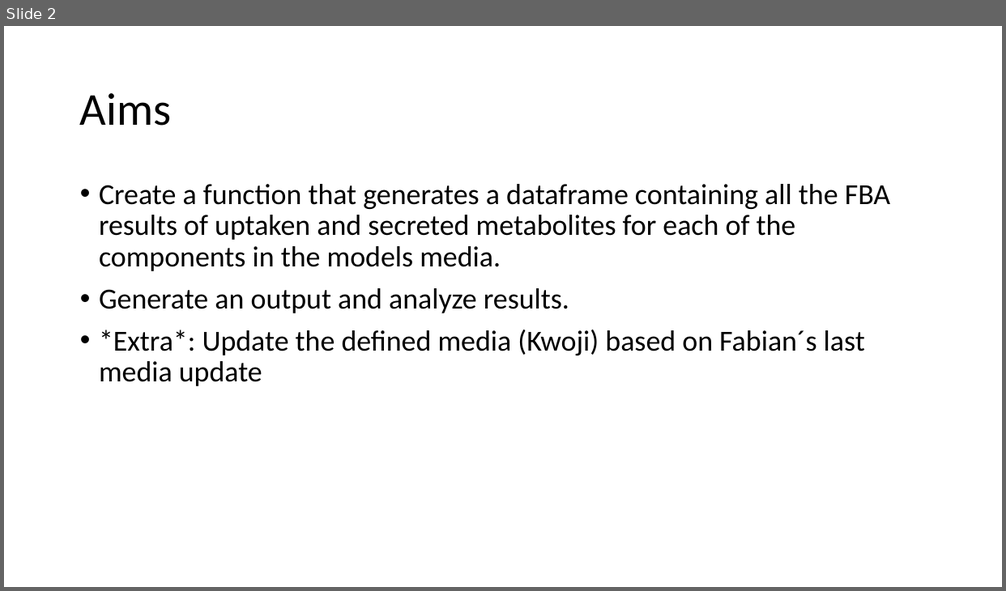
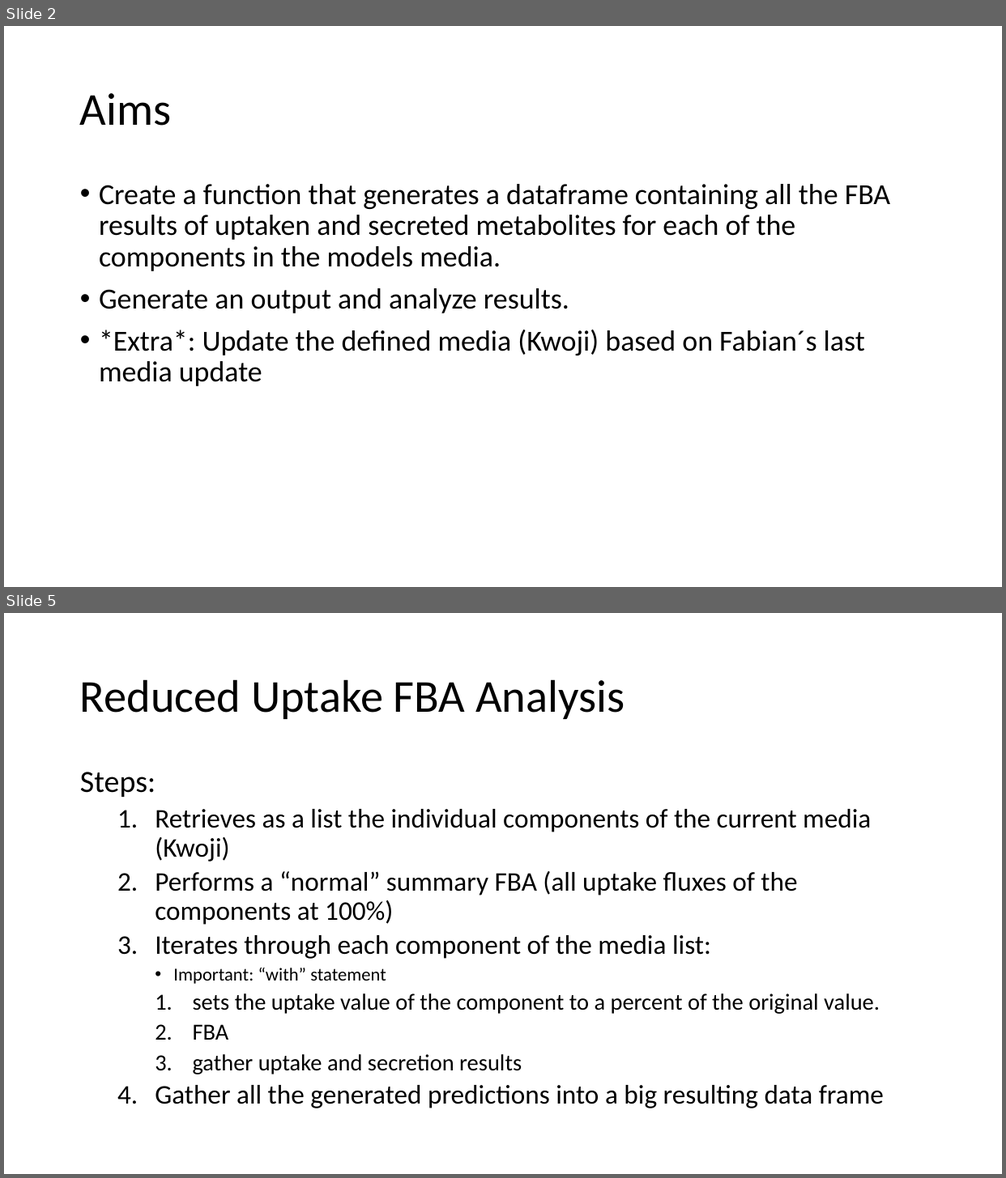
Before and after one commit to ASchatanek/lmurinus_gem, a slide deck: reports/data/November/15112023/15112023.pptx. Shown one above the other, each under a label of ours: slide 2 before the commit, slides 2 and 5 after it; the slides between them are not shown. The pictures are 1006x591 and 1006x1178 pixels, drawn with LibreOffice and Linux fonts; fonts in the diff are those of the drawing. Boxes give left, top, right and bottom in pixels: in the first picture for what was removed or moved away, otherwise in the second. Text is boxed around its words. In the diff, an @@ line names an element or a change of style, - is before the commit and + after.

```diff
--- a/reports/data/November/15112023/15112023.pptx
+++ b/reports/data/November/15112023/15112023.pptx
@@ slide 5 added at (4, 613, 1002, 1174), background #FFFFFF @@
@@ title added at (80, 679, 624, 719), 44 pt, text #000000 @@
+Reduced Uptake FBA Analysis
@@ text added at (80, 772, 884, 1109), 25.9 pt, text #000000 @@
+Steps:
+  1. Retrieves as a list the individual components of the current media (Kwoji)
+  2. Performs a “normal” summary FBA (all uptake fluxes of the components at 100%)
+  3. Iterates through each component of the media list:
+    • Important: “with” statement
+    1. sets the uptake value of the component to a percent of the original value.
+    2. FBA
+    3. gather uptake and secretion results
+  4. Gather all the generated predictions into a big resulting data frame
```
Also in this commit, not shown: 2 slides changed, 2 other slides added, 5 other files.
